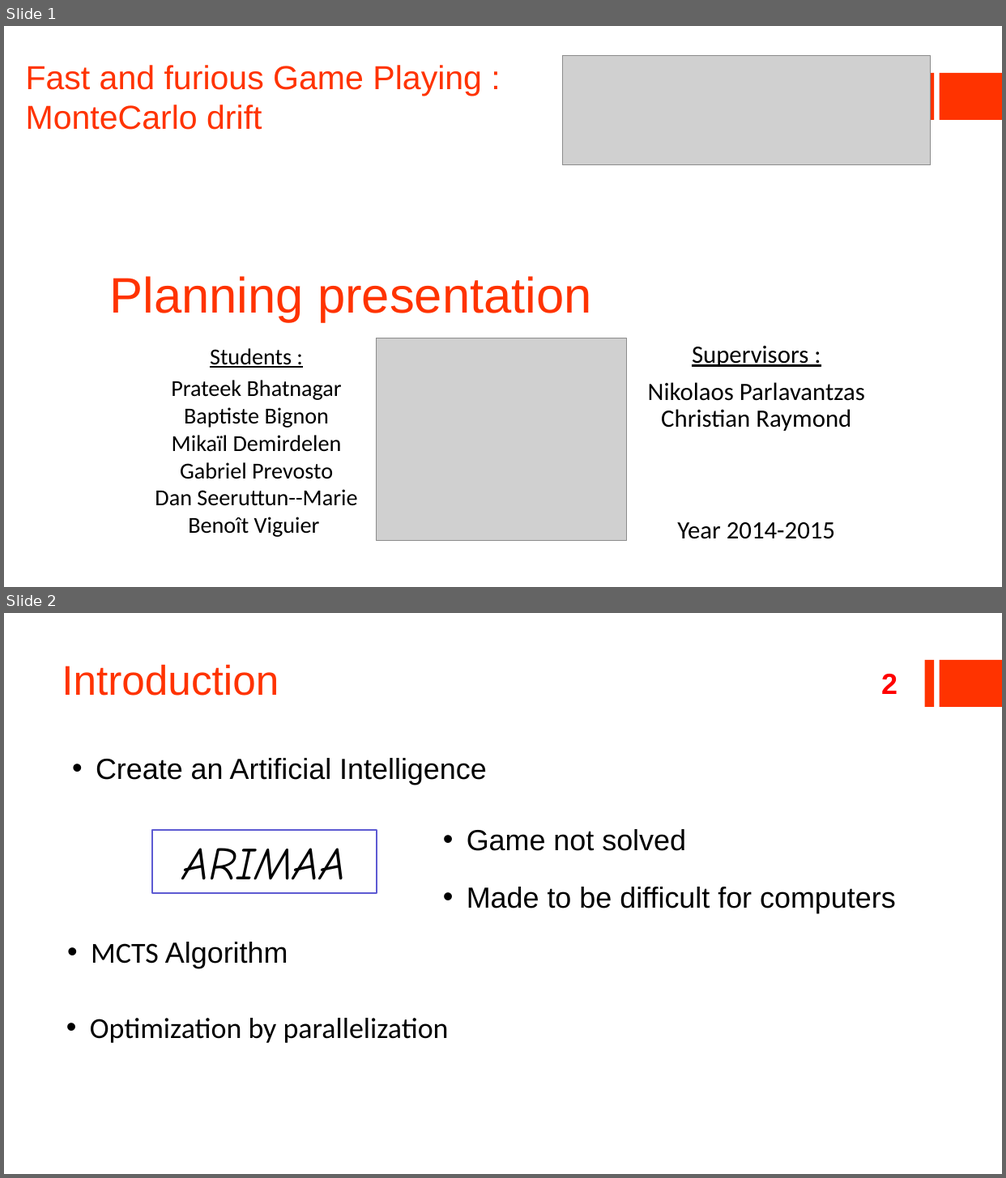
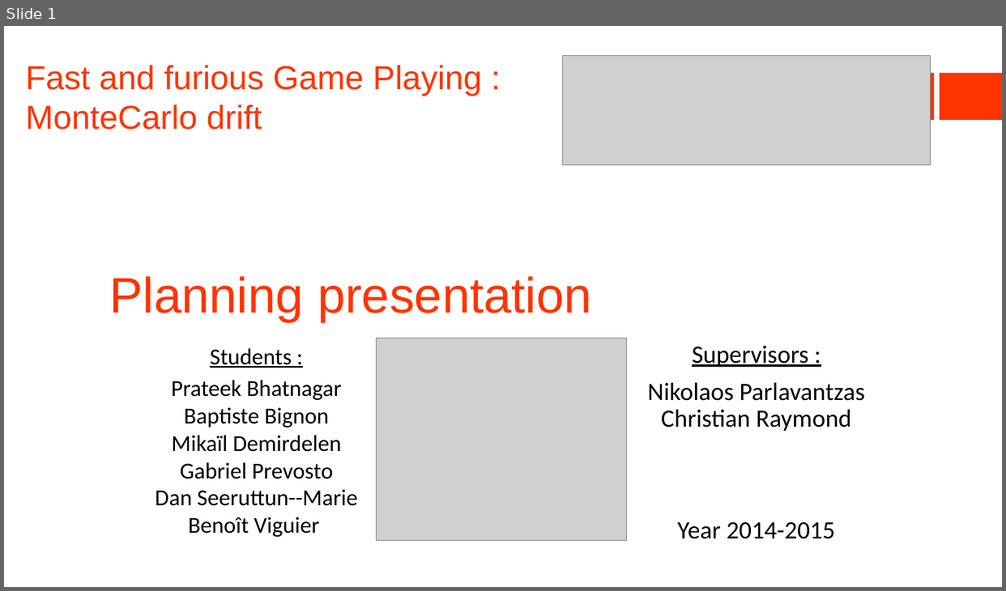
Before and after one commit to ildyria/Arimaa, a slide deck: Docs/Reports/Planning Presentation/V2Planning.pptx. Shown one above the other, each under a label of ours: slides 1 and 2 before the commit, slide 1 after it. The pictures are 1006x1178 and 1006x591 pixels, drawn with LibreOffice and Linux fonts; fonts in the diff are those of the drawing; grey boxes stand for pictures. Boxes give left, top, right and bottom in pixels: in the first picture for what was removed or moved away, otherwise in the second. Text is boxed around its words. In the diff, an @@ line names an element or a change of style, - is before the commit and + after.

```diff
--- a/Docs/Reports/Planning Presentation/V2Planning.pptx
+++ b/Docs/Reports/Planning Presentation/V2Planning.pptx
@@ slide 2 removed at [4, 613, 1002, 1174], background #FFFFFF; not listed: 2 template elements that a slide beside it also shows @@
@@ title removed at [62, 664, 279, 696] @@
-Introduction
@@ page number removed at [881, 674, 897, 694] @@
-2
@@ text removed at [96, 758, 487, 785] @@
-• Create an Artificial Intelligence
@@ rectangle removed at [152, 830, 377, 893] @@
-ARIMAA
@@ text removed at [467, 829, 896, 914] @@
-• Game not solved
-• Made to be difficult for computers
@@ text removed at [91, 942, 288, 969] @@
-• MCTS Algorithm
@@ text removed at [90, 1018, 449, 1043] @@
-• Optimization by parallelization
```
Also in this commit, not shown: 9 slides changed, 1 slide added, 1 other slide removed.
